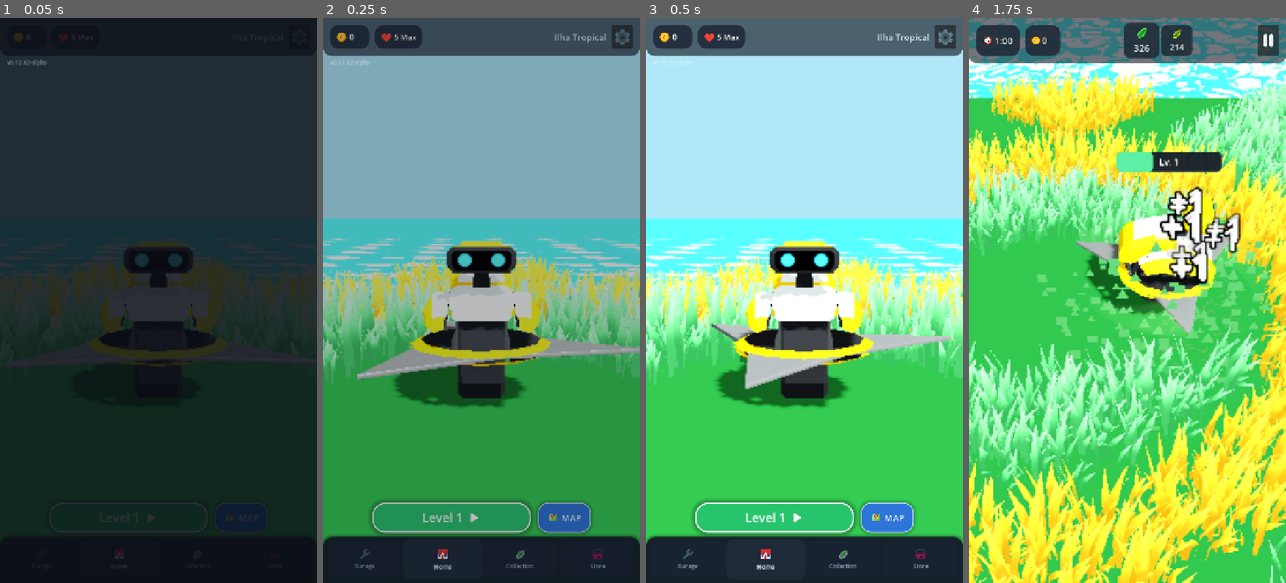
Above: before the commit, frames 1-4 (left to right).
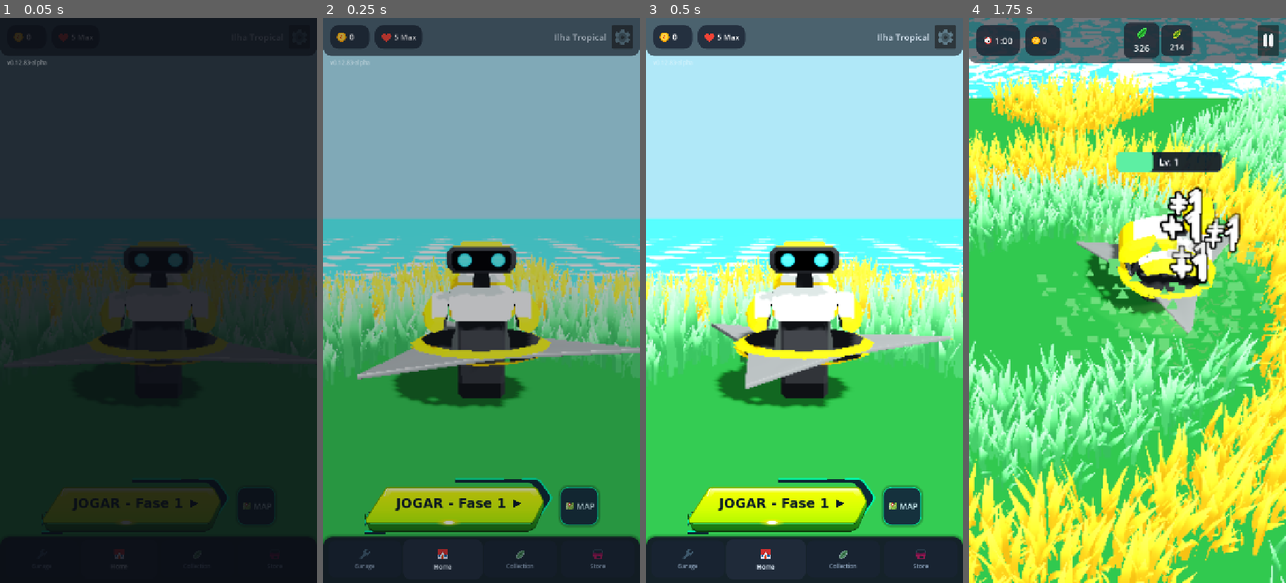
Above: after the commit, the same moments.

Repository: rogerbif/grass-cut-bot
Game: Godot game, scene res://scenes/menu/main_menu.tscn
Two runs of this game, one before a commit and one after it. Both use one fixed random seed, a clock stepped at 60 frames per second and the inputs below.
Inputs (mouse positions are in pixels of both pictures, inside the frame that each line leads up to; where the layout moved, square brackets give the same spot in the first picture):
- Up to frame 1 (0.05 s): no input
- Up to frame 2 (0.25 s): no input
- Up to frame 3 (0.5 s): no input
- Up to frame 4 (1.75 s): click (1105, 503) [1098, 515] at 0.5 s; tap Enter at 1.25, 1.35 s; move the mouse to (1197, 272) at 1.27 s; hold Right (ui_right) from 1.28 s (still down); click (1197, 272) at 1.42 s; tap Space at 1.52 s

The runs differ from the first frame. In frame 1, 2.1% of the frame differs, in the area x 9-85%, y 8-91%; in frame 2, 6.0%; in frame 3, 6.3%, in the area x 13-88%, y 81-92%; in frame 4, nothing differs.

Commit message:
feat(ui): recriacao fiel do botao heroico JOGAR - Fase X na home [v0.12.83-alpha]

Diff:
--- /dev/null
+++ b/assets/icons/icon_play_triangle.svg
@@ -0,0 +1,3 @@
+<svg xmlns="http://www.w3.org/2000/svg" viewBox="0 0 32 32" width="32" height="32">
+  <path d="M 7 4 Q 5 2.5 5 5.5 L 5 26.5 Q 5 29.5 7 28 L 27 17.5 Q 29 16 27 14.5 Z" fill="#071826" />
+</svg>
--- /dev/null
+++ b/assets/ui/btn_play_banner.svg
@@ -0,0 +1,87 @@
+<svg xmlns="http://www.w3.org/2000/svg" width="430" height="126" viewBox="14 16 430 126">
+  <defs>
+    <!-- Ultra Vibrant Neon Chartreuse Gradients -->
+    <linearGradient id="main_face_grad" x1="0%" y1="0%" x2="0%" y2="100%">
+      <stop offset="0%" stop-color="#f8ff0a" />
+      <stop offset="25%" stop-color="#ecff05" />
+      <stop offset="65%" stop-color="#d4ff02" />
+      <stop offset="100%" stop-color="#b6fa00" />
+    </linearGradient>
+
+    <linearGradient id="base_3d_grad" x1="0%" y1="0%" x2="0%" y2="100%">
+      <stop offset="0%" stop-color="#38b620" />
+      <stop offset="35%" stop-color="#2ca418" />
+      <stop offset="100%" stop-color="#187212" />
+    </linearGradient>
+
+    <linearGradient id="top_gloss_grad" x1="0%" y1="0%" x2="0%" y2="100%">
+      <stop offset="0%" stop-color="#ffffff" stop-opacity="0.85" />
+      <stop offset="45%" stop-color="#ffffff" stop-opacity="0.3" />
+      <stop offset="100%" stop-color="#ffffff" stop-opacity="0.0" />
+    </linearGradient>
+
+    <radialGradient id="center_glint" cx="50%" cy="50%" r="50%">
+      <stop offset="0%" stop-color="#ffffff" stop-opacity="1.0" />
+      <stop offset="25%" stop-color="#fffb88" stop-opacity="0.95" />
+      <stop offset="60%" stop-color="#ffea00" stop-opacity="0.5" />
+      <stop offset="100%" stop-color="#ffea00" stop-opacity="0.0" />
+    </radialGradient>
+  </defs>
+
+  <!-- ================= 1. CYBER TECH ACCENTS (BACKGROUND) ================= -->
+  <!-- Top-Right Dark Bracket Plate (wrapping around the chevron point) -->
+  <path d="M 220 18 L 402 18 Q 408 18 414 23 L 436 53 Q 440 60 436 67 L 416 97 Q 410 104 402 104 L 392 104 L 416 73 Q 419 68 416 63 L 398 33 Q 394 26 386 26 L 220 26 Z"
+        fill="#0b2834" />
+
+  <!-- Top-Right Neon Lines -->
+  <line x1="222" y1="18" x2="330" y2="18" stroke="#00f5a8" stroke-width="3.5" stroke-linecap="round" />
+  <path d="M 374 18 L 402 18 Q 408 18 414 23 L 436 53 Q 440 60 436 67 L 416 97"
+        fill="none" stroke="#00f5a8" stroke-width="4" stroke-linecap="round" stroke-linejoin="round" />
+
+  <!-- Bottom-Left Detached Cyber Bracket -->
+  <path d="M 24 92 L 34 92 L 14 126 Q 12 135 20 135 L 62 135 L 62 143 L 18 143 Q 5 143 4 130 L 14 110 Z"
+        fill="#0b2834" />
+  <path d="M 24 96 L 10 126 Q 8 136 18 136 L 58 136"
+        fill="none" stroke="#00f5a8" stroke-width="4" stroke-linecap="round" stroke-linejoin="round" />
+
+  <!-- ================= 2. 3D BASE / LOWER BEVEL (DARK GREEN) ================= -->
+  <path d="M 16 106 L 24 126 Q 28 134 36 134 L 388 134 Q 396 134 402 127 L 421 82 Q 424 76 420 70 L 416 70 L 398 116 Q 394 120 388 120 L 26 120 L 14 96 Z"
+        fill="url(#base_3d_grad)" stroke="#114b0e" stroke-width="1.5" stroke-linejoin="round" />
+
+  <!-- Dark rim along very bottom edge -->
+  <path d="M 28 130 L 36 135 L 388 135 L 398 128 L 395 132 L 386 137 L 34 137 L 25 132 Z"
+        fill="#0d380b" />
+
+  <!-- ================= 3. MAIN BUTTON FACE (ELECTRIC LIME GRADIENT) ================= -->
+  <path d="M 72 36
+           L 396 36
+           Q 403 36 407 41
+           L 419 65
+           Q 422 69 418 73
+           L 399 111
+           Q 396 116 388 116
+           L 24 116
+           Q 16 116 18 108
+           L 60 43
+           Q 63 36 72 36 Z"
+        fill="url(#main_face_grad)"
+        stroke="#70b000"
+        stroke-width="2.5"
+        stroke-linejoin="round" />
+
+  <!-- ================= 4. GLOSS & HIGHLIGHTS ================= -->
+  <!-- Top edge gloss stripe -->
+  <path d="M 74 38
+           L 394 38
+           Q 400 38 403 42 L 410 54 L 398 56 L 390 47 L 76 47 L 66 60 L 61 58 Q 66 38 74 38 Z"
+        fill="url(#top_gloss_grad)" />
+
+  <!-- Inner top-left white specular curve -->
+  <path d="M 68 38 Q 62 44 60 56"
+        fill="none" stroke="#ffffff" stroke-width="2.5" stroke-linecap="round" stroke-opacity="0.9" />
+
+  <!-- ================= 5. GOLDEN CENTER FLARE (ON BOTTOM LIP) ================= -->
+  <ellipse cx="206" cy="116" rx="30" ry="9" fill="url(#center_glint)" />
+  <ellipse cx="206" cy="116" rx="12" ry="3.5" fill="#ffffff" fill-opacity="0.95" />
+
+</svg>
--- /dev/null
+++ b/assets/ui/btn_play_banner_pressed.svg
@@ -0,0 +1,80 @@
+<svg xmlns="http://www.w3.org/2000/svg" width="430" height="126" viewBox="14 16 430 126">
+  <defs>
+    <!-- Gradients -->
+    <linearGradient id="main_face_grad_pressed" x1="0%" y1="0%" x2="0%" y2="100%">
+      <stop offset="0%" stop-color="#eaf308" />
+      <stop offset="25%" stop-color="#daf005" />
+      <stop offset="65%" stop-color="#bfed02" />
+      <stop offset="100%" stop-color="#94dc00" />
+    </linearGradient>
+
+    <linearGradient id="base_3d_grad_pressed" x1="0%" y1="0%" x2="0%" y2="100%">
+      <stop offset="0%" stop-color="#2a8e16" />
+      <stop offset="100%" stop-color="#14580f" />
+    </linearGradient>
+
+    <linearGradient id="top_gloss_grad_pressed" x1="0%" y1="0%" x2="0%" y2="100%">
+      <stop offset="0%" stop-color="#ffffff" stop-opacity="0.5" />
+      <stop offset="50%" stop-color="#ffffff" stop-opacity="0.15" />
+      <stop offset="100%" stop-color="#ffffff" stop-opacity="0.0" />
+    </linearGradient>
+
+    <radialGradient id="center_glint_pressed" cx="50%" cy="50%" r="50%">
+      <stop offset="0%" stop-color="#ffffff" stop-opacity="0.8" />
+      <stop offset="30%" stop-color="#fffb88" stop-opacity="0.6" />
+      <stop offset="100%" stop-color="#ffea00" stop-opacity="0.0" />
+    </radialGradient>
+  </defs>
+
+  <!-- ================= 1. CYBER TECH ACCENTS (BACKGROUND) ================= -->
+  <path d="M 220 23 L 402 23 Q 408 23 414 27 L 434 57 Q 438 63 435 70 L 424 91 Q 420 97 412 97 L 402 97 L 416 75 Q 418 71 416 67 L 398 35 Q 394 31 386 31 L 220 31 Z"
+        fill="#0b2834" />
+
+  <line x1="222" y1="23" x2="330" y2="23" stroke="#00f2aa" stroke-width="3" stroke-linecap="round" />
+  <path d="M 374 23 L 402 23 Q 408 23 414 27 L 434 57 Q 438 63 435 70 L 424 91"
+        fill="none" stroke="#00f2aa" stroke-width="3.5" stroke-linecap="round" stroke-linejoin="round" />
+
+  <path d="M 24 97 L 34 97 L 14 129 Q 12 137 20 137 L 62 137 L 62 145 L 18 145 Q 6 145 5 133 L 14 115 Z"
+        fill="#0b2834" />
+  <path d="M 24 101 L 10 129 Q 8 139 18 139 L 58 139"
+        fill="none" stroke="#00f2aa" stroke-width="3.5" stroke-linecap="round" stroke-linejoin="round" />
+
+  <!-- ================= 2. 3D BASE / LOWER BEVEL (COMPRESSED) ================= -->
+  <path d="M 18 112 L 24 126 Q 28 131 36 131 L 388 131 Q 396 131 402 125 L 421 88 Q 424 82 420 76 L 416 76 L 398 122 Q 394 125 388 125 L 26 125 L 14 102 Z"
+        fill="url(#base_3d_grad_pressed)" stroke="#114b0e" stroke-width="1.5" stroke-linejoin="round" />
+
+  <!-- ================= 3. MAIN BUTTON FACE (SHIFTED DOWN BY 6PX) ================= -->
+  <path d="M 72 42
+           L 396 42
+           Q 403 42 407 47
+           L 419 71
+           Q 422 75 418 79
+           L 399 117
+           Q 396 122 388 122
+           L 24 122
+           Q 16 122 18 114
+           L 60 49
+           Q 63 42 72 42 Z"
+        fill="url(#main_face_grad_pressed)"
+        stroke="#5d9600"
+        stroke-width="2.5"
+        stroke-linejoin="round" />
+
+  <!-- ================= 4. GLOSS & HIGHLIGHTS ================= -->
+  <path d="M 74 44
+           L 394 44
+           Q 400 44 403 48
+           L 410 60
+           L 398 62
+           L 390 53
+           L 76 53
+           L 66 66
+           L 61 64 Q 66 44 74 44 Z"
+        fill="url(#top_gloss_grad_pressed)" />
+
+  <path d="M 68 44 Q 62 50 60 62"
+        fill="none" stroke="#ffffff" stroke-width="2.5" stroke-linecap="round" stroke-opacity="0.6" />
+
+  <!-- ================= 5. GOLDEN CENTER FLARE ================= -->
+  <ellipse cx="206" cy="122" rx="26" ry="7" fill="url(#center_glint_pressed)" />
+</svg>
--- a/project.godot
+++ b/project.godot
@@ -11,7 +11,7 @@
 [application]
 
 config/name="Grass Cut Bot"
-config/version="0.12.82-alpha"
+config/version="0.12.83-alpha"
 run/main_scene="res://scenes/menu/main_menu.tscn"
 config/features=PackedStringArray("4.7", "Mobile")
 boot_splash/image="uid://3pegaomvcdut"
--- a/scenes/menu/tabs/tab_home.tscn
+++ b/scenes/menu/tabs/tab_home.tscn
@@ -1,36 +1,31 @@
-[gd_scene load_steps=7 format=3 uid="uid://tab_home_scene_01"]
+[gd_scene load_steps=10 format=3 uid="uid://tab_home_scene_01"]
 
 [ext_resource type="Script" path="res://scripts/menu/tabs/tab_home.gd" id="1_home"]
-[ext_resource type="Texture2D" path="res://assets/icons/icon_play.svg" id="2_play"]
-[ext_resource type="Texture2D" path="res://assets/icons/icon_map.svg" id="3_map"]
+[ext_resource type="Script" path="res://scripts/ui/cyber_play_button.gd" id="2_cyber_btn"]
+[ext_resource type="Texture2D" path="res://assets/ui/btn_play_banner.svg" id="3_bg_normal"]
+[ext_resource type="Texture2D" path="res://assets/ui/btn_play_banner_pressed.svg" id="4_bg_pressed"]
+[ext_resource type="Texture2D" path="res://assets/icons/icon_play_triangle.svg" id="5_icon_play"]
+[ext_resource type="Texture2D" path="res://assets/icons/icon_map.svg" id="6_map"]
 
-[sub_resource type="StyleBoxFlat" id="StyleBoxFlat_play_btn"]
-bg_color = Color(0.16, 0.78, 0.44, 0.95)
-border_width_left = 3
-border_width_top = 3
-border_width_right = 3
-border_width_bottom = 3
-border_color = Color(1, 1, 1, 0.95)
-corner_radius_top_left = 28
-corner_radius_top_right = 28
-corner_radius_bottom_right = 28
-corner_radius_bottom_left = 28
-shadow_color = Color(0, 0, 0, 0.3)
-shadow_size = 12
+[sub_resource type="StyleBoxEmpty" id="StyleBoxEmpty_none"]
+
+[sub_resource type="SystemFont" id="SystemFont_button"]
+font_names = PackedStringArray("Segoe UI", "Arial Black", "Montserrat", "sans-serif")
+font_weight = 900
 
 [sub_resource type="StyleBoxFlat" id="StyleBoxFlat_toggle_btn"]
-bg_color = Color(0.18, 0.45, 0.88, 0.95)
+bg_color = Color(0.08, 0.16, 0.24, 0.92)
 border_width_left = 2
 border_width_top = 2
 border_width_right = 2
 border_width_bottom = 2
-border_color = Color(0.85, 0.92, 1, 0.9)
-corner_radius_top_left = 22
-corner_radius_top_right = 22
-corner_radius_bottom_right = 22
-corner_radius_bottom_left = 22
-shadow_color = Color(0, 0, 0, 0.25)
-shadow_size = 8
+border_color = Color(0.0, 0.95, 0.67, 0.85)
+corner_radius_top_left = 20
+corner_radius_top_right = 20
+corner_radius_bottom_right = 20
+corner_radius_bottom_left = 20
+shadow_color = Color(0, 0, 0, 0.3)
+shadow_size = 6
 
 [node name="TabHome" type="Control"]
 layout_mode = 3
@@ -48,8 +43,8 @@
 anchor_top = 1.0
 anchor_right = 1.0
 anchor_bottom = 1.0
-offset_top = -186.0
-offset_bottom = -110.0
+offset_top = -240.0
+offset_bottom = -108.0
 grow_horizontal = 2
 grow_vertical = 0
 mouse_filter = 2
@@ -61,27 +56,60 @@
 anchor_top = 0.5
 anchor_right = 0.5
 anchor_bottom = 0.5
-offset_left = -280.0
-offset_top = -34.0
-offset_right = 280.0
-offset_bottom = 34.0
+offset_left = -270.0
+offset_top = -64.0
+offset_right = 270.0
+offset_bottom = 64.0
 grow_horizontal = 2
 grow_vertical = 2
-theme_override_constants/separation = 16
+theme_override_constants/separation = 14
 alignment = 1
 
 [node name="PlayBtn" type="Button" parent="BottomAction/HBox"]
-custom_minimum_size = Vector2(360, 68)
+custom_minimum_size = Vector2(430, 126)
 layout_mode = 2
-pivot_offset = Vector2(180, 34)
+pivot_offset = Vector2(215, 63)
 focus_mode = 0
-theme_override_styles/normal = SubResource("StyleBoxFlat_play_btn")
+theme_override_styles/normal = SubResource("StyleBoxEmpty_none")
+theme_override_styles/pressed = SubResource("StyleBoxEmpty_none")
+theme_override_styles/hover = SubResource("StyleBoxEmpty_none")
+theme_override_styles/focus = SubResource("StyleBoxEmpty_none")
+script = ExtResource("2_cyber_btn")
+
+[node name="BgNormal" type="TextureRect" parent="BottomAction/HBox/PlayBtn"]
+layout_mode = 1
+anchors_preset = 15
+anchor_right = 1.0
+anchor_bottom = 1.0
+grow_horizontal = 2
+grow_vertical = 2
+mouse_filter = 2
+texture = ExtResource("3_bg_normal")
+expand_mode = 1
+stretch_mode = 5
+
+[node name="BgPressed" type="TextureRect" parent="BottomAction/HBox/PlayBtn"]
+visible = false
+layout_mode = 1
+anchors_preset = 15
+anchor_right = 1.0
+anchor_bottom = 1.0
+grow_horizontal = 2
+grow_vertical = 2
+mouse_filter = 2
+texture = ExtResource("4_bg_pressed")
+expand_mode = 1
+stretch_mode = 5
 
 [node name="HBoxPlay" type="HBoxContainer" parent="BottomAction/HBox/PlayBtn"]
 layout_mode = 1
 anchors_preset = 15
 anchor_right = 1.0
 anchor_bottom = 1.0
+offset_left = 42.0
+offset_top = 18.0
+offset_right = -42.0
+offset_bottom = -30.0
 grow_horizontal = 2
 grow_vertical = 2
 mouse_filter = 2
@@ -91,23 +119,26 @@
 [node name="LevelLabel" type="Label" parent="BottomAction/HBox/PlayBtn/HBoxPlay"]
 layout_mode = 2
 mouse_filter = 2
-theme_override_colors/font_color = Color(1, 1, 1, 1)
-theme_override_font_sizes/font_size = 28
-text = "Level 1"
+theme_override_colors/font_color = Color(0.027, 0.094, 0.149, 1)
+theme_override_fonts/font = SubResource("SystemFont_button")
+theme_override_font_sizes/font_size = 30
+text = "JOGAR - Fase 3"
+horizontal_alignment = 1
 vertical_alignment = 1
 
 [node name="PlayIcon" type="TextureRect" parent="BottomAction/HBox/PlayBtn/HBoxPlay"]
-custom_minimum_size = Vector2(28, 28)
+custom_minimum_size = Vector2(24, 24)
 layout_mode = 2
 size_flags_vertical = 4
 mouse_filter = 2
-texture = ExtResource("2_play")
+texture = ExtResource("5_icon_play")
 expand_mode = 1
 stretch_mode = 5
 
 [node name="ToggleViewBtn" type="Button" parent="BottomAction/HBox"]
-custom_minimum_size = Vector2(120, 68)
+custom_minimum_size = Vector2(88, 88)
 layout_mode = 2
+size_flags_vertical = 4
 focus_mode = 0
 theme_override_styles/normal = SubResource("StyleBoxFlat_toggle_btn")
 
@@ -120,21 +151,21 @@
 grow_vertical = 2
 mouse_filter = 2
 alignment = 1
-theme_override_constants/separation = 8
+theme_override_constants/separation = 4
 
 [node name="ToggleIcon" type="TextureRect" parent="BottomAction/HBox/ToggleViewBtn/HBoxToggle"]
 custom_minimum_size = Vector2(24, 24)
 layout_mode = 2
 size_flags_vertical = 4
 mouse_filter = 2
-texture = ExtResource("3_map")
+texture = ExtResource("6_map")
 expand_mode = 1
 stretch_mode = 5
 
 [node name="ToggleLabel" type="Label" parent="BottomAction/HBox/ToggleViewBtn/HBoxToggle"]
 layout_mode = 2
 mouse_filter = 2
-theme_override_colors/font_color = Color(1, 1, 1, 1)
-theme_override_font_sizes/font_size = 20
+theme_override_colors/font_color = Color(0.85, 0.98, 1, 1)
+theme_override_font_sizes/font_size = 18
 text = "MAP"
 vertical_alignment = 1
--- a/scripts/core/game_version.gd
+++ b/scripts/core/game_version.gd
@@ -7,7 +7,7 @@
 
 const MAJOR: int = 0
 const MINOR: int = 12
-const PATCH: int = 79
+const PATCH: int = 83
 const STAGE: String = "ALPHA" # "PRE-ALPHA", "ALPHA", "BETA", "RC", "RELEASE"
 const BUILD_TYPE: String = "dev" # "dev", "nightly", "public"
 
--- a/scripts/menu/tabs/tab_home.gd
+++ b/scripts/menu/tabs/tab_home.gd
@@ -3,7 +3,7 @@
 signal play_level_requested(level_number: int)
 signal toggle_view_requested
 
-@onready var play_btn: Button = $BottomAction/HBox/PlayBtn
+@onready var play_btn: Button = $BottomAction/HBox/PlayBtn as Button
 @onready var play_label: Label = $BottomAction/HBox/PlayBtn/HBoxPlay/LevelLabel
 @onready var toggle_btn: Button = $BottomAction/HBox/ToggleViewBtn
 @onready var toggle_label: Label = $BottomAction/HBox/ToggleViewBtn/HBoxToggle/ToggleLabel
@@ -24,11 +24,10 @@
 
 func update_level_display(lvl: int) -> void:
 	current_level_selected = lvl
-	if play_label != null:
-		if is_map_mode:
-			play_label.text = "JOGAR - Fase %d" % current_level_selected
-		else:
-			play_label.text = "Level %d" % current_level_selected
+	if play_btn != null and play_btn.has_method("set_level_number"):
+		play_btn.call("set_level_number", current_level_selected)
+	elif play_label != null:
+		play_label.text = "JOGAR - Fase %d" % current_level_selected
 
 func set_view_mode(map_view: bool) -> void:
 	is_map_mode = map_view
@@ -46,7 +45,7 @@
 	# Efeito de pulso rápido no botão
 	if play_btn != null:
 		var tw: Tween = create_tween()
-		tw.tween_property(play_btn, "scale", Vector2(0.94, 0.94), 0.08)
+		tw.tween_property(play_btn, "scale", Vector2(0.96, 0.96), 0.08)
 		tw.tween_property(play_btn, "scale", Vector2(1.0, 1.0), 0.08)
 	play_level_requested.emit(current_level_selected)
 
--- /dev/null
+++ b/scripts/ui/cyber_play_button.gd
@@ -0,0 +1,58 @@
+extends Button
+class_name CyberPlayButton
+
+## Botão Arcade/Cyber estilizado para a tela Home do Grass Cut Bot.
+## Reproduz a estética com corte angular à esquerda, ponta chevron à direita,
+## base 3D extrudada com compressão mecânica tátil e feedback háptico.
+
+@onready var bg_normal: TextureRect = $BgNormal
+@onready var bg_pressed: TextureRect = $BgPressed
+@onready var hbox_play: HBoxContainer = $HBoxPlay
+@onready var level_label: Label = $HBoxPlay/LevelLabel
+@onready var play_icon: TextureRect = $HBoxPlay/PlayIcon
+
+var is_down: bool = false
+
+func _ready() -> void:
+	button_down.connect(_on_btn_down)
+	button_up.connect(_on_btn_up)
+	pressed.connect(_on_btn_pressed)
+
+	if bg_normal != null:
+		bg_normal.visible = true
+	if bg_pressed != null:
+		bg_pressed.visible = false
+
+func set_level_text(new_text: String) -> void:
+	if level_label != null:
+		level_label.text = new_text
+
+func set_level_number(lvl: int) -> void:
+	if level_label != null:
+		level_label.text = "JOGAR - Fase %d" % lvl
+
+func _on_btn_down() -> void:
+	is_down = true
+	if bg_normal != null:
+		bg_normal.visible = false
+	if bg_pressed != null:
+		bg_pressed.visible = true
+	if hbox_play != null:
+		hbox_play.position.y += 4.0
+
+func _on_btn_up() -> void:
+	if not is_down:
+		return
+	is_down = false
+	if bg_normal != null:
+		bg_normal.visible = true
+	if bg_pressed != null:
+		bg_pressed.visible = false
+	if hbox_play != null:
+		hbox_play.position.y -= 4.0
+
+func _on_btn_pressed() -> void:
+	# Mandamento 8: Feedback Háptico e Sensorial Contínuo
+	Input.vibrate_handheld(15)
+	if AudioManager != null:
+		AudioManager.play_sfx("confirm")
Not shown, added: assets/icons/icon_play_triangle.svg.import
Not shown, added: assets/ui/btn_play_banner.svg.import
Not shown, added: assets/ui/btn_play_banner_pressed.svg.import
Not shown, changed: export_presets.cfg
Not shown, added: scripts/ui/cyber_play_button.gd.uid
Not shown, added: tests/test_editor_goals_and_time_limit.gd.uid
Not shown, changed: docs/04_sistemas_e_gameplay/SISTEMA_DE_INTERFACE_HUD.md
Not shown, added: docs/historico_melhorias/157_recriacao_botao_cyber_jogar_home.md
Not shown, changed: docs/historico_melhorias/INDICE_MELHORIAS.md
